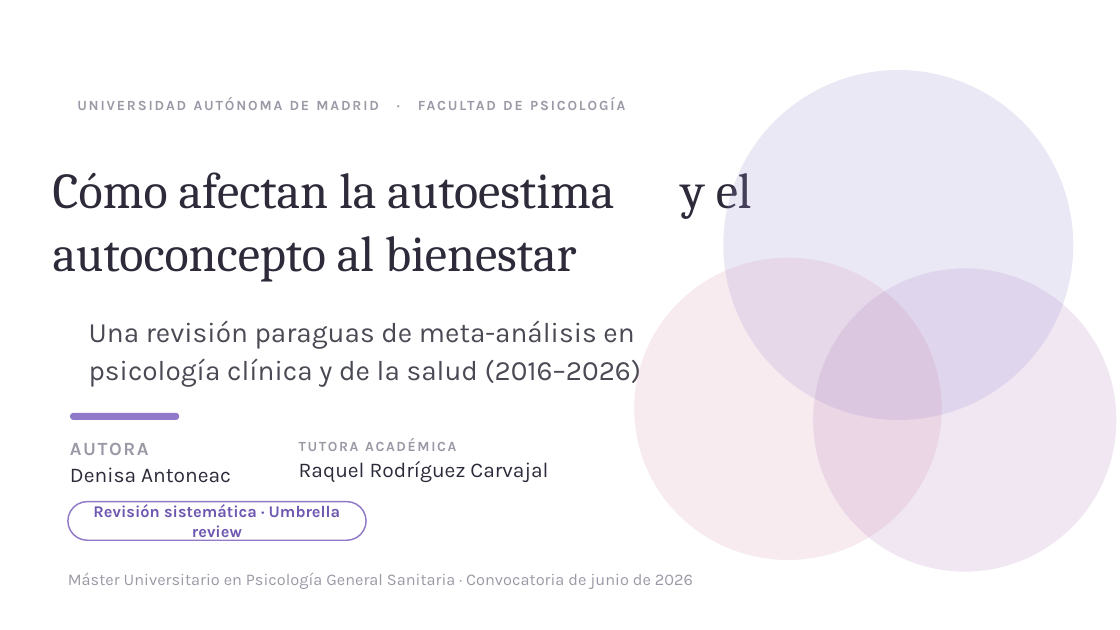
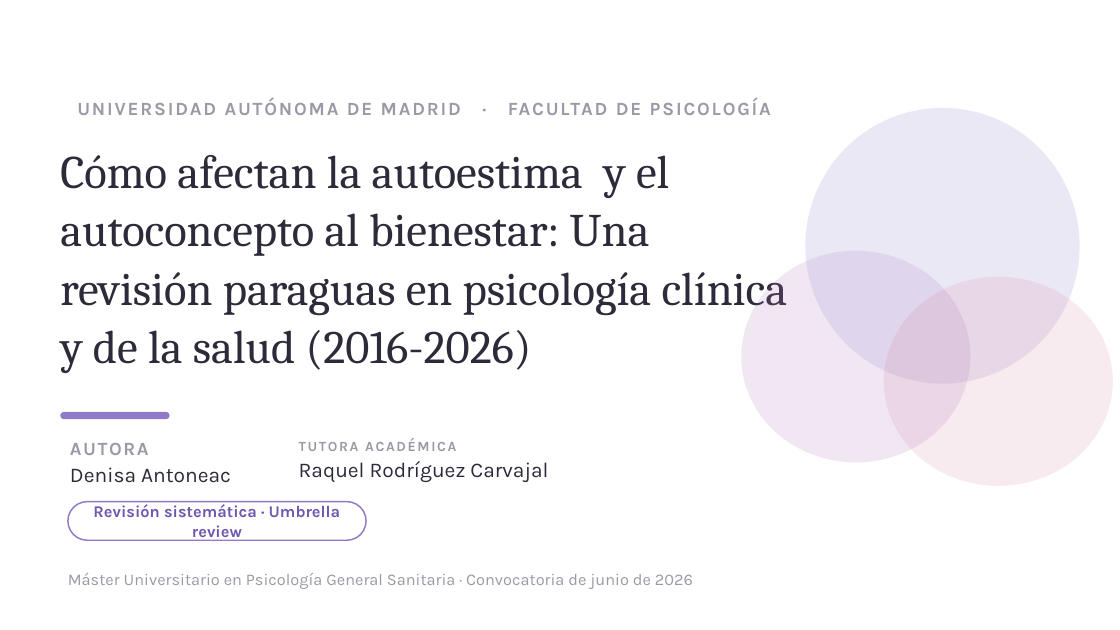
Before and after one commit to denisaantoneac23-dotcom/tfm-presentacion, a slide deck: slide 1 of TFM_Presentacion_Denisa_Antoneac_v13.pptx. Drawn at 1120x630 pixels with LibreOffice and Linux fonts; fonts in the diff are those of the drawing. Boxes give left, top, right and bottom in pixels: in the first picture for what was removed or moved away, otherwise in the second. Text is boxed around its words. In the diff, an @@ line names an element or a change of style, - is before the commit and + after.

```diff
--- a/TFM_Presentacion_Denisa_Antoneac_v13.pptx
+++ b/TFM_Presentacion_Denisa_Antoneac_v13.pptx
@@ text "UNIVERSIDAD AUTÓNOMA DE MADRID · ..." at (77, 98, 771, 115): size 12 to 16 pt @@
@@ ellipse: place and size @@
-ellipse at (723, 70, 1074, 420)
+ellipse at (806, 108, 1081, 383)
@@ text at (60, 155, 788, 373): text changed; size 43 to 40 pt @@
-Cómo afectan la autoestima y el autoconcepto al bienestar
+Cómo afectan la autoestima y el autoconcepto al bienestar: Una revisión paraguas en psicología clínica y de la salud (2016-2026)
@@ ellipse: place and size @@
-ellipse at (813, 268, 1117, 571)
+ellipse at (742, 251, 971, 463)
@@ ellipse: place and size @@
-ellipse at (634, 258, 942, 560)
+ellipse at (884, 276, 1113, 486)
@@ text removed at (89, 321, 641, 386) @@
-Una revisión paraguas de meta-análisis en psicología clínica y de la salud (2016–2026)
@@ rounded rectangle: place and size @@
-rounded rectangle at (70, 413, 179, 421)
+rounded rectangle at (60, 412, 170, 419)
```
Also in this commit, not shown: 15 other slides changed, 1 slide removed.
